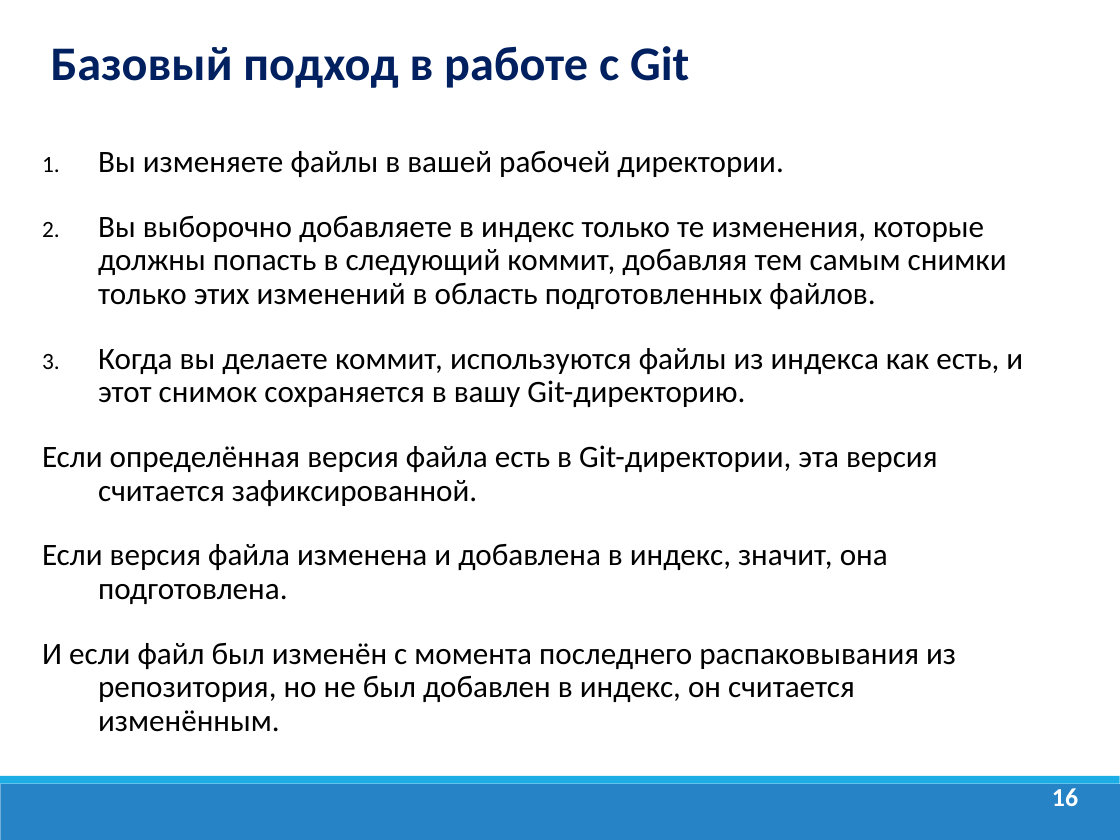
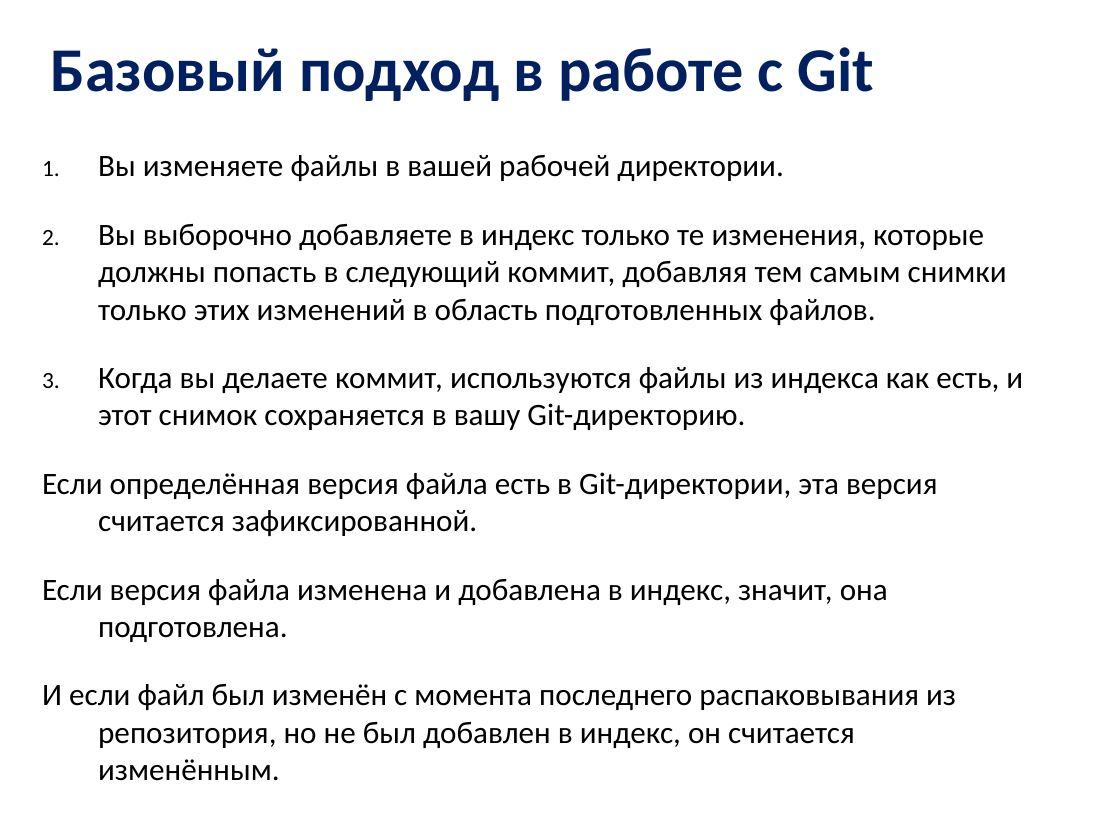
Before and after one commit to dmitry-academy/academy12322, a slide deck: slide 16 of academy12322/resources/presentations/Java Lection 3. Git.ppt. Drawn at 1120x840 pixels with LibreOffice and Linux fonts; fonts in the diff are those of the drawing; background and template pictures are left out. Boxes give left, top, right and bottom in pixels: in the first picture for what was removed or moved away, otherwise in the second. Text is boxed around its words. In the diff, an @@ line names an element or a change of style, - is before the commit and + after.

```diff
--- a/academy12322/resources/presentations/Java Lection 3. Git.ppt
+++ b/academy12322/resources/presentations/Java Lection 3. Git.ppt
@@ text "Базовый подход в работе с ..." at (51,47,874,101): size 31 to 40 pt; line spacing 0.8 to 1 @@
@@ text "Вы изменяете файлы в вашей ..." at (42,155,1023,781): line spacing 0.9 to 1 @@
@@ rectangle removed at (0,776,1120,784) @@
@@ rectangle removed at (0,784,1120,840) @@
@@ page number removed at (1052,788,1078,806) @@
-16
```
Also in this commit, not shown: 47 other slides changed, 48 other files.
